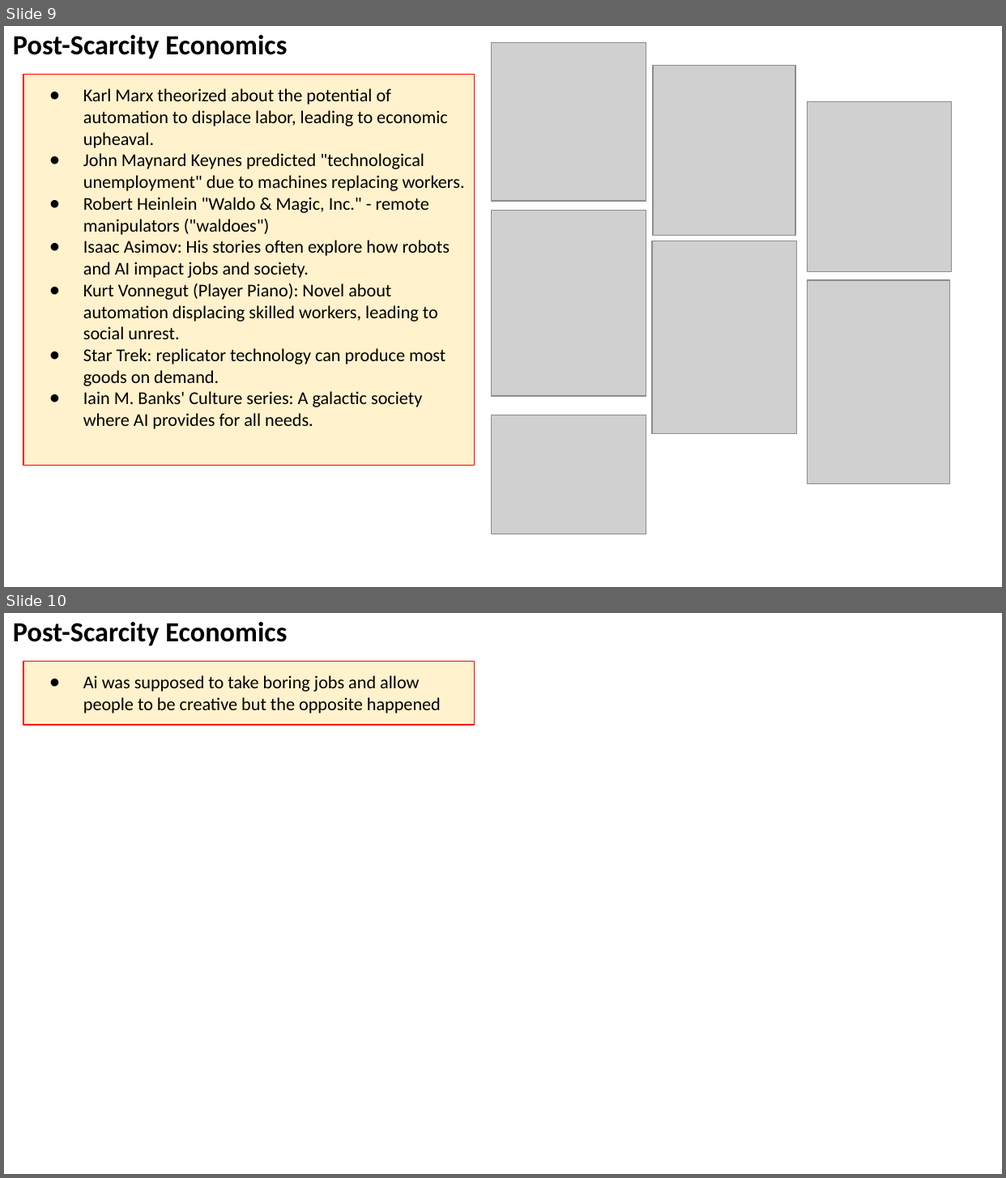
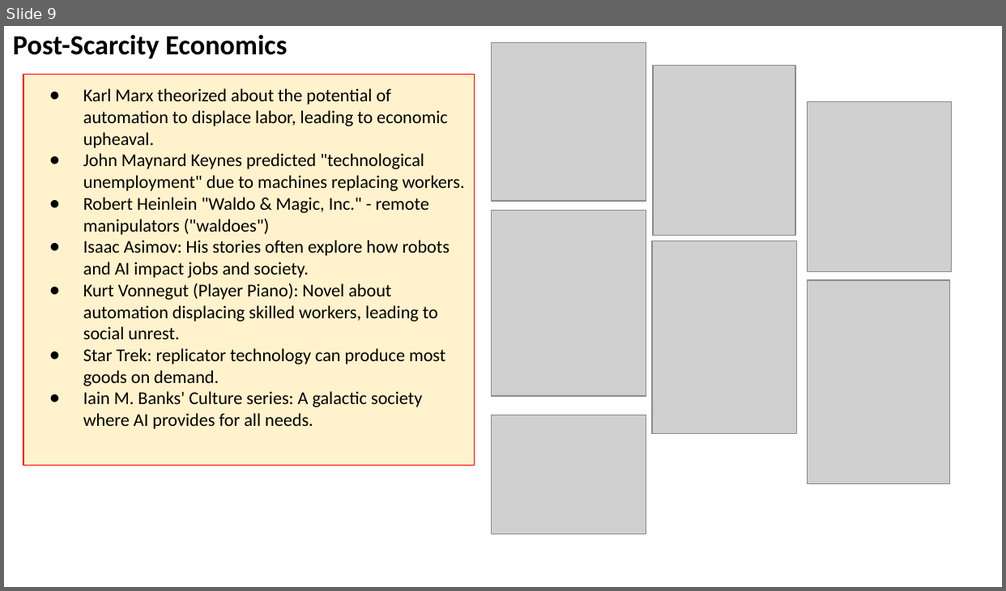
Before and after one commit to lselector/seminar, a slide deck: 2024/2024-03-01-AI-Updates.pptx. Shown one above the other, each under a label of ours: slides 9 and 10 before the commit, slide 9 after it. The pictures are 1006x1178 and 1006x591 pixels, drawn with LibreOffice and Linux fonts; fonts in the diff are those of the drawing; grey boxes stand for pictures. Boxes give left, top, right and bottom in pixels: in the first picture for what was removed or moved away, otherwise in the second. Text is boxed around its words. In the diff, an @@ line names an element or a change of style, - is before the commit and + after.

```diff
--- a/2024/2024-03-01-AI-Updates.pptx
+++ b/2024/2024-03-01-AI-Updates.pptx
@@ slide 10 removed at <box>4,613,1002,1174</box>, background #FFFFFF @@
@@ text removed at <box>13,622,287,646</box> @@
-Post-Scarcity Economics
@@ rectangle removed at <box>23,661,474,725</box> @@
-● Ai was supposed to take boring jobs and allow people to be creative but the opposite happened
```
Also in this commit, not shown: 6 slides changed, 4 slides added.
